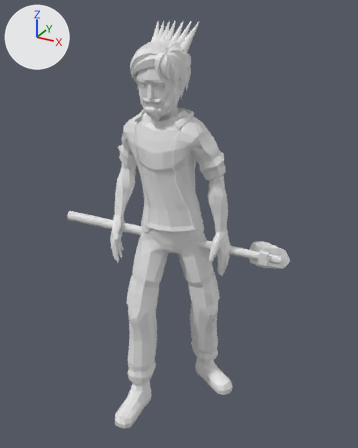
A saved change to the glTF model unity/Tools~/models/heroes/SB_Hero_cole_LOD0.glb.
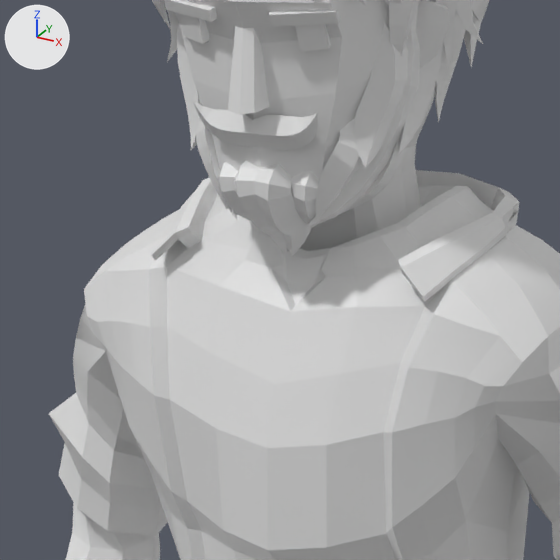
Each version appears first whole from a 50 mm lens placed at (1.108, -1.977, 1.946), pointed at (0.077, -0.103, 1.009), and next in a close-up on the part from 31% to 56% of the width and 18% to 38% of the height. Arrows for +X, +Y and +Z are at upper left; the lights stay in place. The last two pictures show the newer version. Where no turn or scale is listed for an object, it has been applied to the vertices. Vertices at exactly the same position are counted once.

Names of what the first close-up shows: 'SB_Hero_cole'.
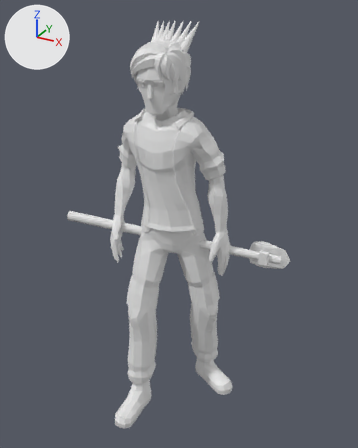
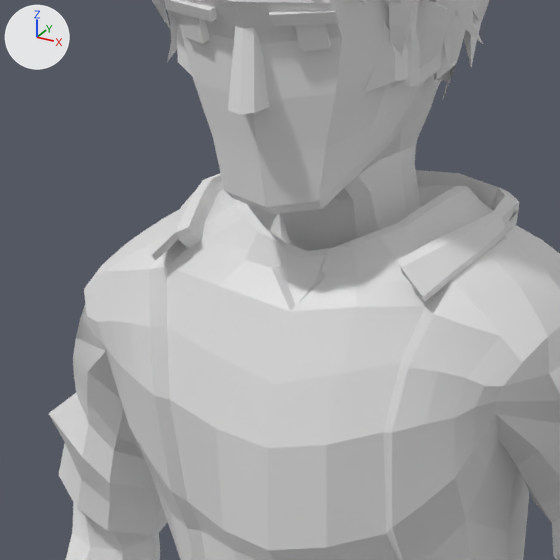
The change in detail:
me_adventurer_feet is used by ob_sb_hero_cole; location (0.0, 0.0, 0.0).
me_adventurer_feet had 4790 vertices, 9254 faces and spanned x -0.47..0.56, y -0.47..0.17, z 0.0..1.89.
me_adventurer_feet now has 4308 vertices, 8327 faces and spans x -0.47..0.56, y -0.47..0.17, z 0.0..1.89.
me_adventurer_feet part 1: 9 loose pieces with 386 vertices, spanning x -0.08..0.09, y -0.21..-0.12, z 1.49..1.6, are deleted.
Part 2, on me_adventurer_feet:
96 vertices are removed from x -0.09..0.09, y -0.19..-0.1, z 1.52..1.61.
215 faces are deleted.

Changed parts and their boxes (x1, y1, x2, y2) in the close-ups (560 x 560 px):
part 1 of me_adventurer_feet, deleted: before (194, 102, 407, 257)
part 2 of me_adventurer_feet, deleted: before (178, 63, 456, 228)
